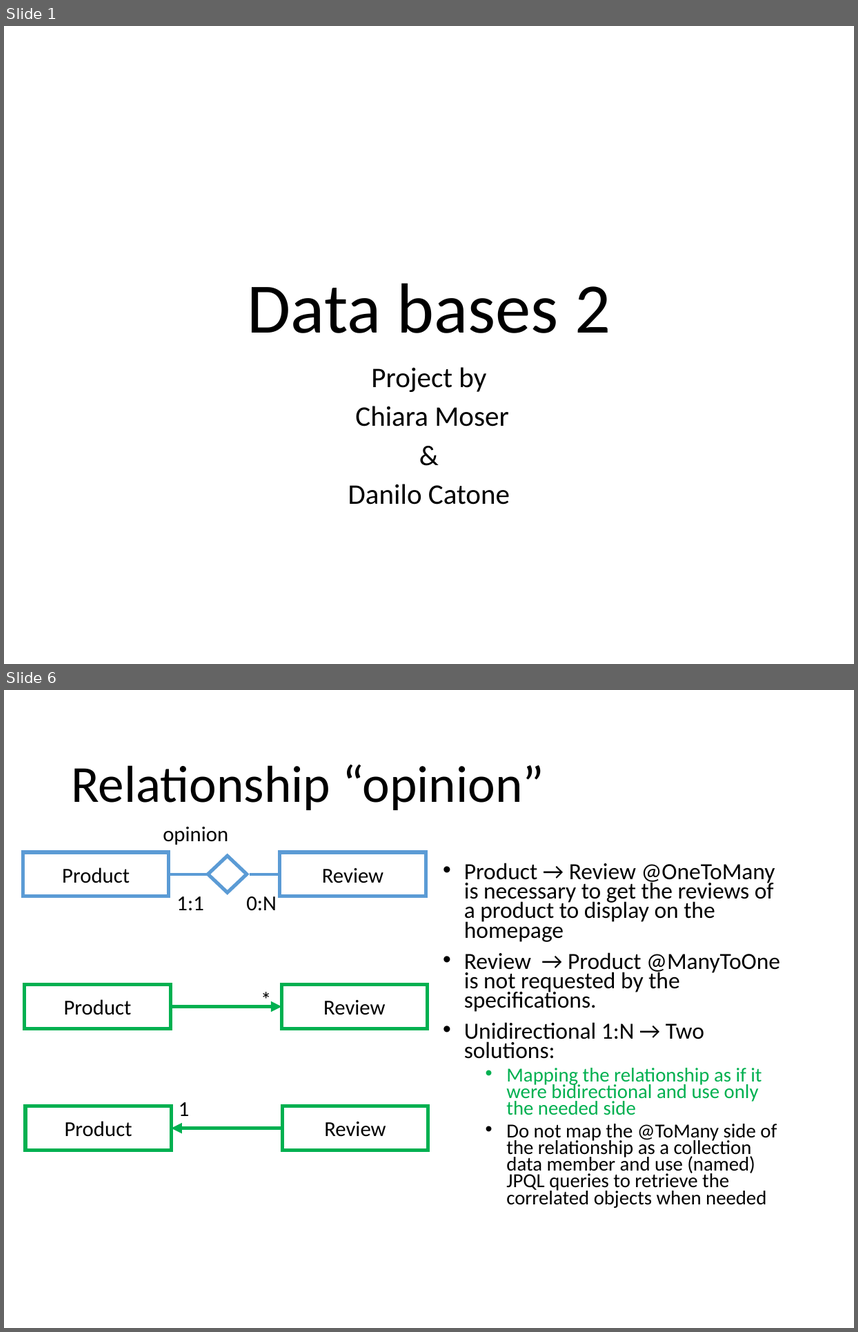
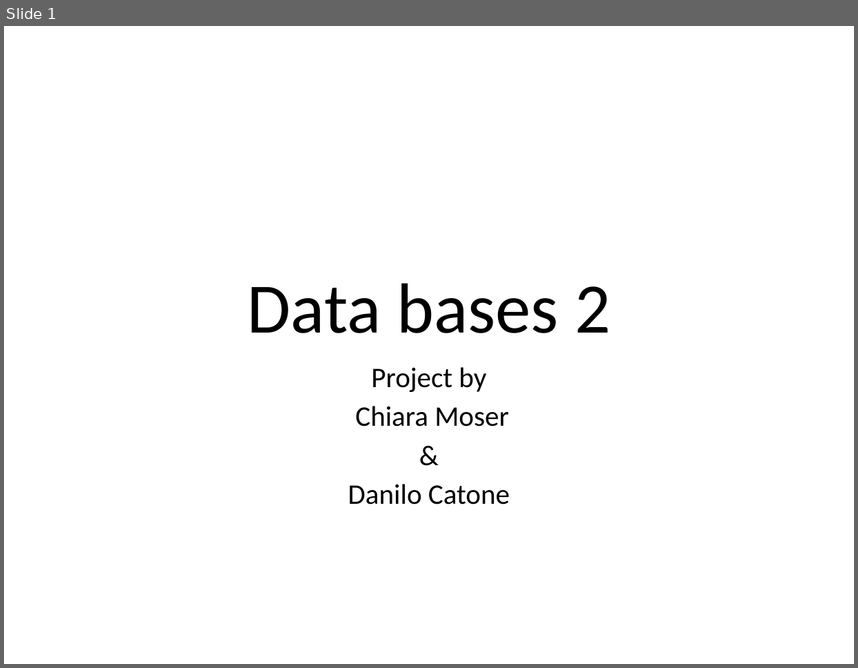
Before and after one commit to catonzio/DB2project, a slide deck: DB2project.pptx. Shown one above the other, each under a label of ours: slides 1 and 6 before the commit, slide 1 after it; the slides between them are not shown. The pictures are 858x1332 and 858x668 pixels, drawn with LibreOffice and Linux fonts; fonts in the diff are those of the drawing. Boxes give left, top, right and bottom in pixels: in the first picture for what was removed or moved away, otherwise in the second. Text is boxed around its words. In the diff, an @@ line names an element or a change of style, - is before the commit and + after.

```diff
--- a/DB2project.pptx
+++ b/DB2project.pptx
@@ slide 6 removed at <box>4,690,854,1328</box>, background #FFFFFF @@
@@ title removed at <box>71,765,544,810</box> @@
-Relationship “opinion”
@@ text removed at <box>163,827,228,845</box> @@
-opinion
@@ rectangle removed at <box>23,852,169,896</box> @@
-Product
@@ rectangle removed at <box>280,852,426,896</box> @@
-Review
@@ line removed from (208, 874) to (169, 874) @@
@@ diamond removed at <box>208,856,247,893</box> @@
@@ line removed from (280, 874) to (250, 874) @@
@@ text removed at <box>464,862,780,1208</box> @@
-• Product → Review @OneToMany is necessary to get the reviews of a product to display on the homepage
-• Review → Product @ManyToOne is not requested by the specifications.
-• Unidirectional 1:N → Two solutions:
-  • Mapping the relationship as if it were bidirectional and use only the needed side
-  • Do not map the @ToMany side of the relationship as a collection data member and use (named) JPQL queries to retrieve the correlated objects when needed
@@ text removed at <box>176,896,203,910</box> @@
-1:1
@@ text removed at <box>246,896,277,911</box> @@
-0:N
@@ rectangle removed at <box>25,984,170,1028</box> @@
-Product
@@ text removed at <box>252,982,280,1016</box> @@
-*
@@ rectangle removed at <box>282,984,428,1028</box> @@
-Review
@@ arrow removed from (170, 1006) to (282, 1006) @@
@@ text removed at <box>179,1102,190,1116</box> @@
-1
@@ rectangle removed at <box>25,1105,172,1150</box> @@
-Product
@@ rectangle removed at <box>282,1105,428,1150</box> @@
-Review
@@ arrow removed from (282, 1127) to (172, 1127) @@
```
Also in this commit, not shown: 13 slides changed, 4 slides added, 10 other slides removed, 14 other files.
